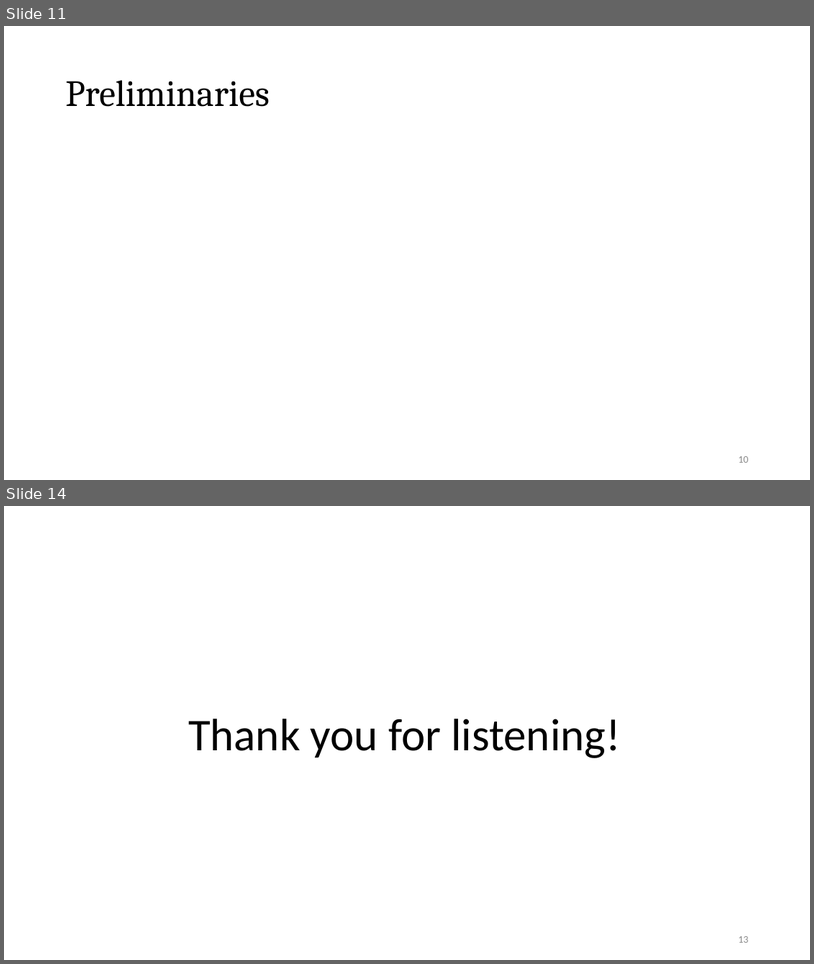
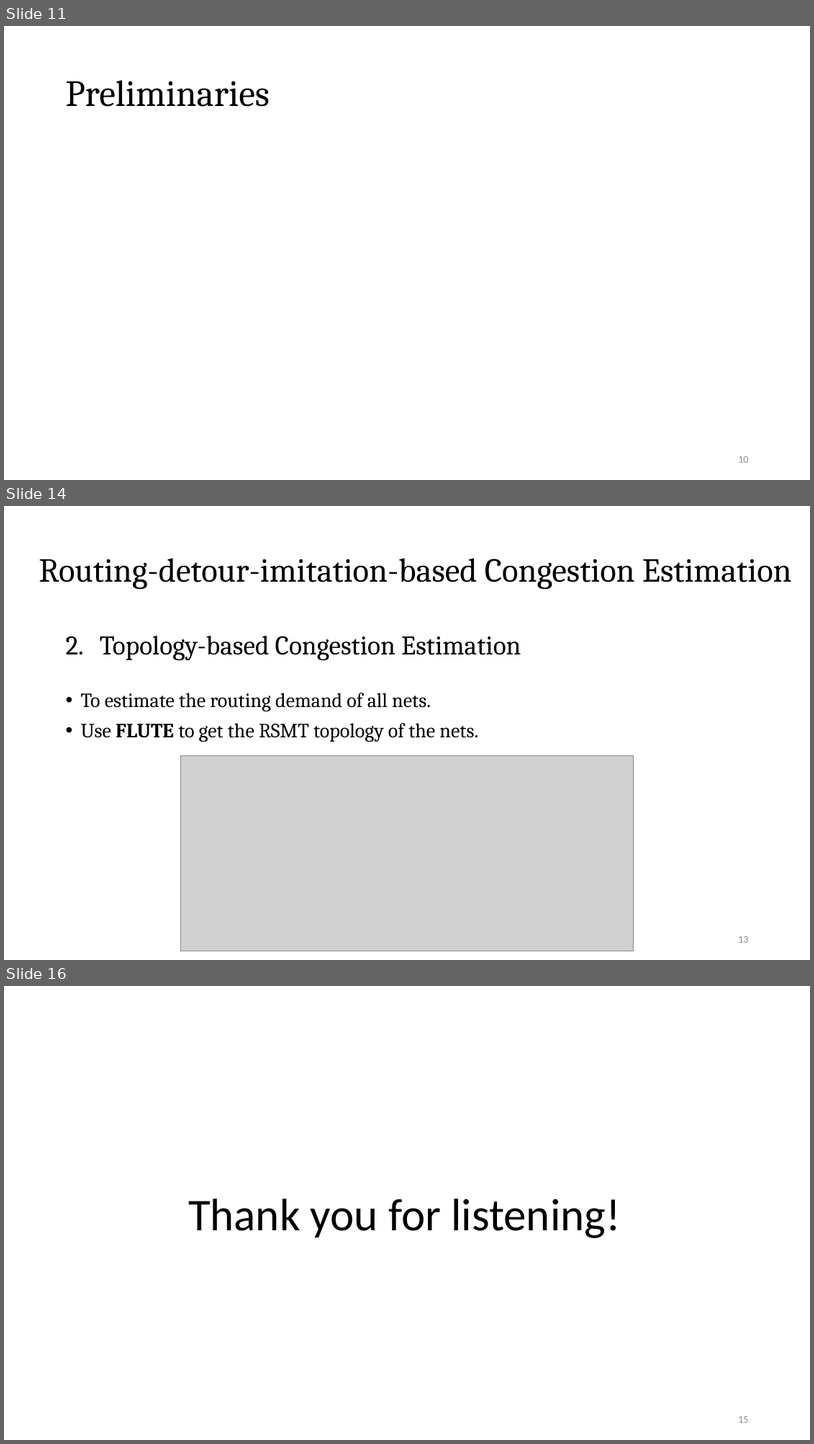
Before and after one commit to Pacific-Feng-Studuies/Studied-Papers, a slide deck: GM/Placement/PUFFER A Routability-Driven Placement Framework via Cell Padding/PUFFER A Routability-Driven Placement Framework via Cell Padding.pptx. Shown one above the other, each under a label of ours: slides 11 and 14 before the commit, slides 11, 14 and 16 after it; the slides between them are not shown. The pictures are 814x964 and 814x1444 pixels, drawn with LibreOffice and Linux fonts; fonts in the diff are those of the drawing; grey boxes stand for pictures. Boxes give left, top, right and bottom in pixels: in the first picture for what was removed or moved away, otherwise in the second. Text is boxed around its words. In the diff, an @@ line names an element or a change of style, - is before the commit and + after.

```diff
--- a/GM/Placement/PUFFER A Routability-Driven Placement Framework via Cell Padding/PUFFER A Routability-Driven Placement Framework via Cell Padding.pptx
+++ b/GM/Placement/PUFFER A Routability-Driven Placement Framework via Cell Padding/PUFFER A Routability-Driven Placement Framework via Cell Padding.pptx
@@ slide 14 added at bbox=[4, 506, 810, 960], background #FFFFFF @@
@@ title added at bbox=[39, 558, 792, 589], 40 pt, text #000000 @@
+Routing-detour-imitation-based Congestion Estimation
@@ text added at bbox=[81, 636, 521, 741], 24 pt, text #000000 @@
+2. Topology-based Congestion Estimation
+• To estimate the routing demand of all nets.
+• Use FLUTE to get the RSMT topology of the nets.
@@ picture added at bbox=[180, 755, 634, 951] @@
@@ page number added at bbox=[738, 936, 748, 942], 12 pt, text #8C8C8C @@
+13
@@ what was slide 14 is now slide 16 @@
```
Also in this commit, not shown: 2 slides changed, 1 other slide added, 1 other file.
